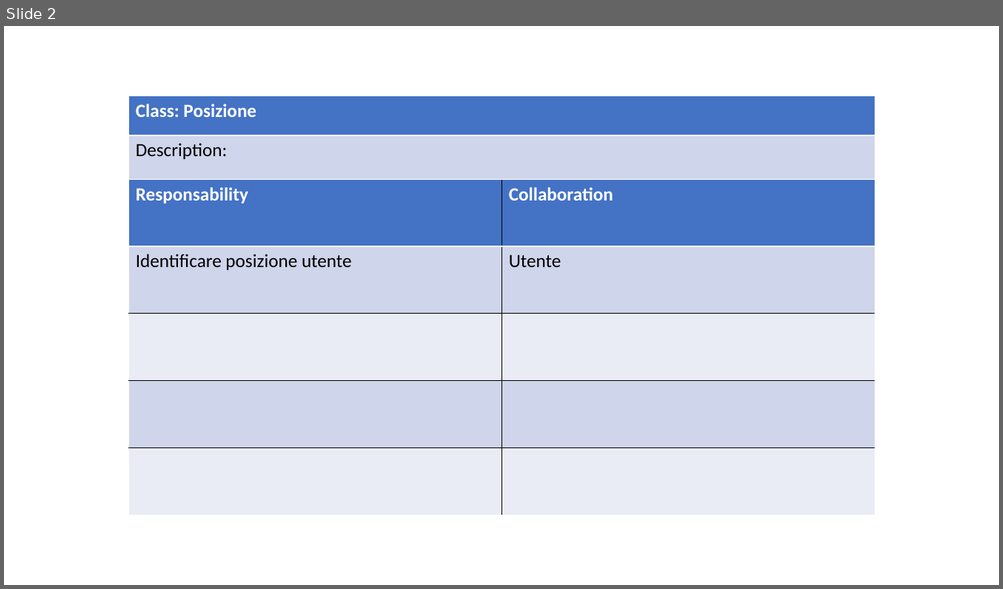
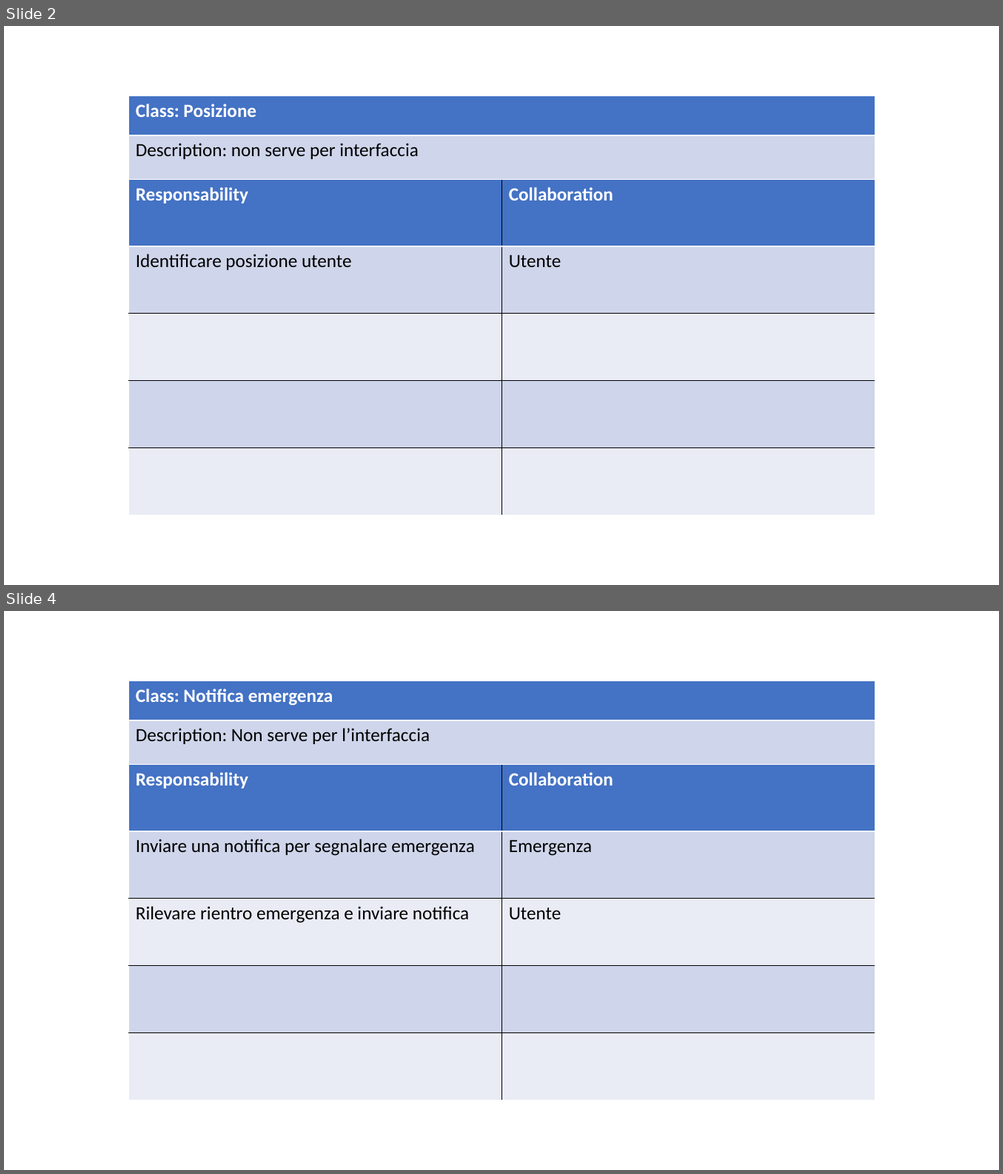
Before and after one commit to ecorradini/ProgettoIDS, a slide deck: AnalisiRequisiti/CRC/UT4/crc.ppt. Shown one above the other, each under a label of ours: slide 2 before the commit, slides 2 and 4 after it; the slides between them are not shown. The pictures are 1003x589 and 1003x1174 pixels, drawn with LibreOffice and Linux fonts; fonts in the diff are those of the drawing. Boxes give left, top, right and bottom in pixels: in the first picture for what was removed or moved away, otherwise in the second. Text is boxed around its words. In the diff, an @@ line names an element or a change of style, - is before the commit and + after.

```diff
--- a/AnalisiRequisiti/CRC/UT4/crc.ppt
+++ b/AnalisiRequisiti/CRC/UT4/crc.ppt
@@ slide 4 added at [4, 611, 999, 1170], background #FFFFFF @@
@@ table added at [128, 681, 874, 764], 2 rows, 1 columns @@
+Class: Notifica emergenza
+Description: Non serve per l’interfaccia
@@ table added at [128, 764, 874, 1100], 5 rows, 2 columns @@
+Responsability | Collaboration
+Inviare una notifica per segnalare emergenza | Emergenza
+Rilevare rientro emergenza e inviare notifica | Utente
+ | 
+ | 
@@ slide 2 changed as well @@
@@ table at [128, 96, 874, 179] @@
-row 2, column 1: Description:
+row 2, column 1: Description: non serve per interfaccia
```
Also in this commit, not shown: 4 other slides changed, 4 other slides added, 1 other file.
